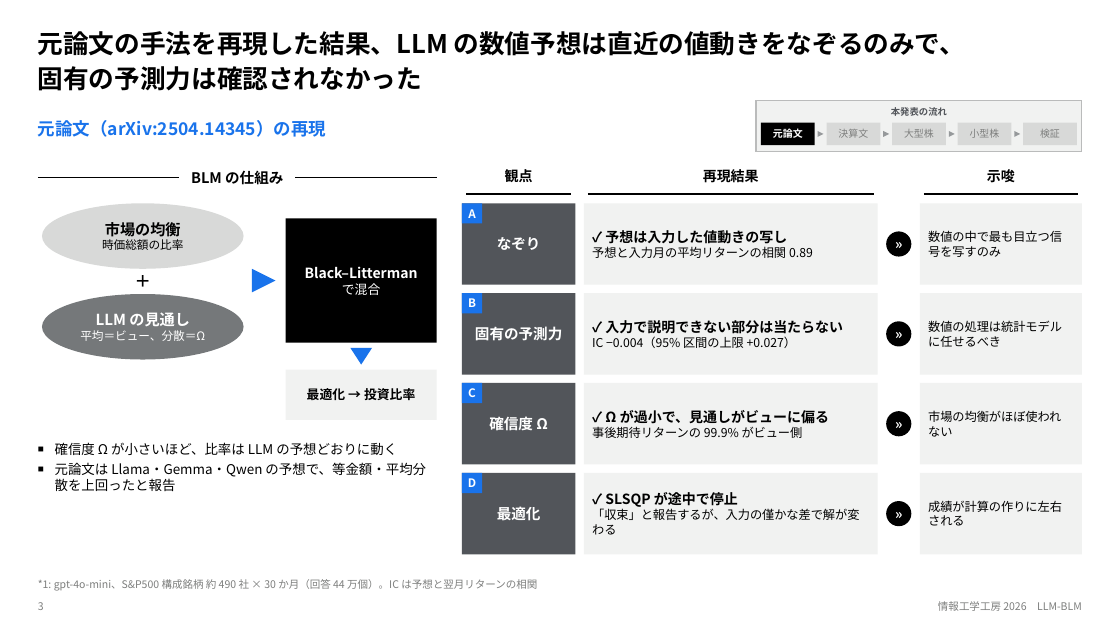
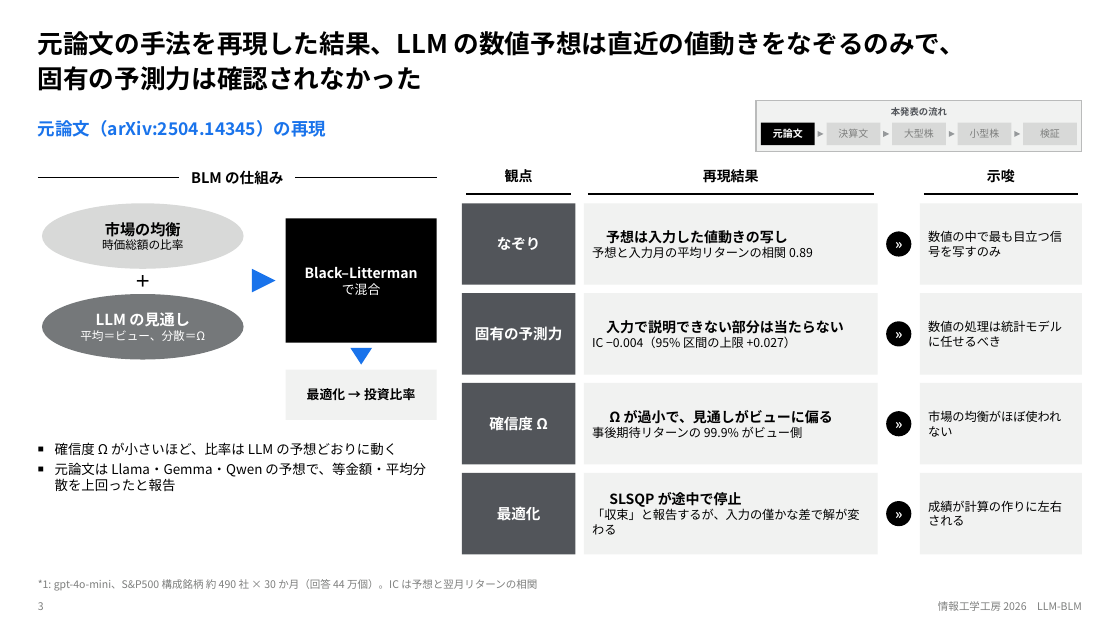
Before and after one commit to sumataro0840/LLM-BLM, a slide deck: slide 3 of 資料集/08_発表/2026_情報工学工房発表資料.pptx. Drawn at 1120x630 pixels with LibreOffice and Linux fonts; fonts in the diff are those of the drawing. Boxes give left, top, right and bottom in pixels: in the first picture for what was removed or moved away, otherwise in the second. Text is boxed around its words. In the diff, an @@ line names an element or a change of style, - is before the commit and + after.

```diff
--- a/資料集/08_発表/2026_情報工学工房発表資料.pptx
+++ b/資料集/08_発表/2026_情報工学工房発表資料.pptx
@@ rectangle removed at (462, 203, 482, 223) @@
@@ text removed at (468, 209, 475, 218) @@
-A
@@ text at (606, 230, 788, 244): text changed @@
-✓ 予想は入力した値動きの写し
+予想は入力した値動きの写し
@@ rectangle removed at (462, 293, 482, 313) @@
@@ text removed at (468, 298, 476, 307) @@
-B
@@ text at (606, 320, 844, 334): text changed @@
-✓ 入力で説明できない部分は当たらない
+入力で説明できない部分は当たらない
@@ rectangle removed at (462, 383, 482, 403) @@
@@ text removed at (468, 388, 476, 397) @@
-C
@@ text at (609, 410, 833, 424): text changed @@
-✓ Ω が過小で、見通しがビューに偏る
+Ω が過小で、見通しがビューに偏る
@@ rectangle removed at (462, 473, 482, 493) @@
@@ text removed at (468, 478, 476, 487) @@
-D
@@ text at (609, 492, 742, 507): text changed @@
-✓ SLSQP が途中で停止
+SLSQP が途中で停止
```
Also in this commit, not shown: 9 other slides changed, 1 slide added, 25 other files.
